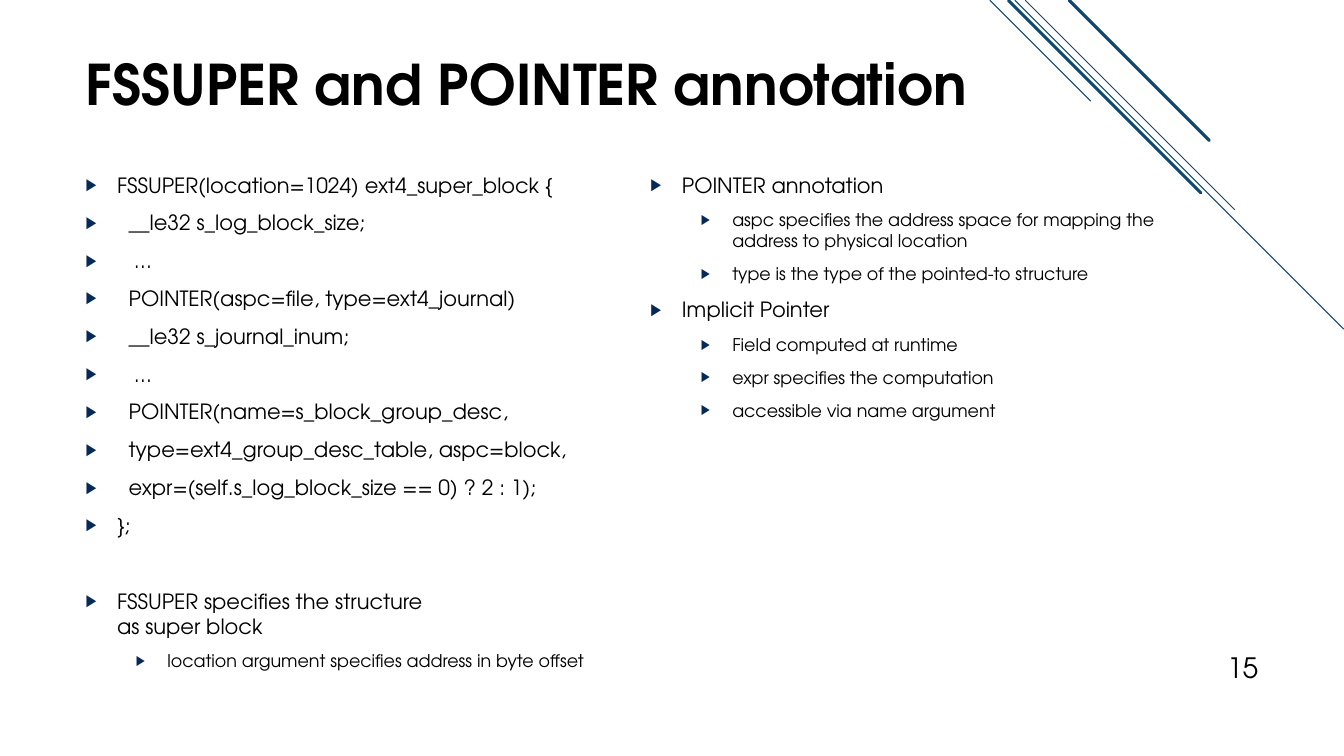
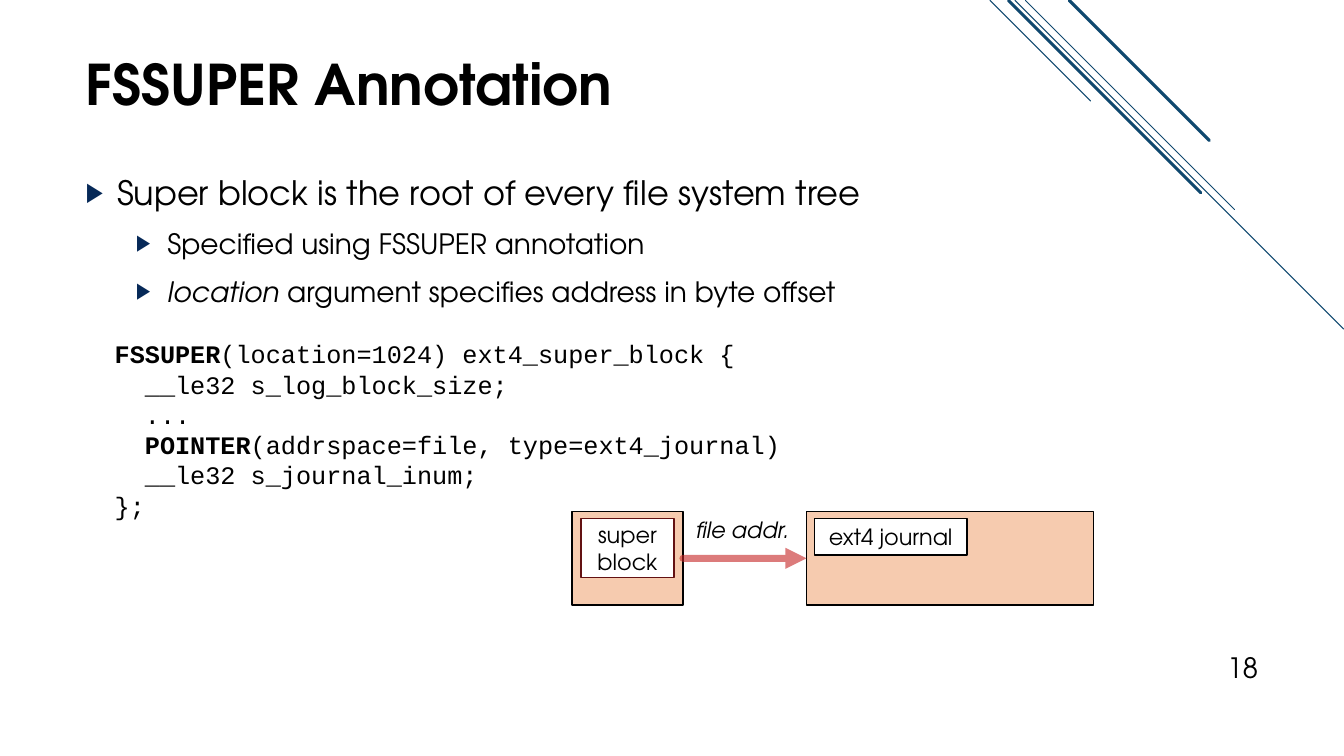
Before and after one commit to jacksun007/spiffy-paper, a slide deck: slide 18 of talk/spiffy_talk.pptx (slide 15 before the commit). Drawn at 1344x756 pixels with LibreOffice and Linux fonts; fonts in the diff are those of the drawing. Boxes give left, top, right and bottom in pixels: in the first picture for what was removed or moved away, otherwise in the second. Text is boxed around its words. In the diff, an @@ line names an element or a change of style, - is before the commit and + after.

Commit message:
completed revision to annotation slides. TODO application slide revamp

```diff
--- a/talk/spiffy_talk.pptx
+++ b/talk/spiffy_talk.pptx
@@ title at (x1=86, y1=62, x2=612, y2=106): text changed @@
-FSSUPER and POINTER annotation
+FSSUPER Annotation
@@ text removed at (x1=117, y1=177, x2=584, y2=671) @@
-▶ FSSUPER(location=1024) ext4_super_block {
-▶ __le32 s_log_block_size;
-▶ …
-▶ POINTER(aspc=file, type=ext4_journal)
-▶ __le32 s_journal_inum;
-▶ …
-▶ POINTER(name=s_block_group_desc,
-▶ type=ext4_group_desc_table, aspc=block,
-▶ expr=(self.s_log_block_size == 0) ? 2 : 1);
-▶ };
-▶ FSSUPER specifies the structure
-  as super block
-  ▶ location argument specifies address in byte offset
@@ text added at (x1=117, y1=179, x2=860, y2=308), 20 pt, text #000000 @@
+▶ Super block is the root of every file system tree
+  ▶ Specified using FSSUPER annotation
+  ▶ location argument specifies address in byte offset
@@ text removed at (x1=682, y1=177, x2=1154, y2=421) @@
-▶ POINTER annotation
-  ▶ aspc specifies the address space for mapping the address to physical location
-  ▶ type is the type of the pointed-to structure
-▶ Implicit Pointer
-  ▶ Field computed at runtime
-  ▶ expr specifies the computation
-  ▶ accessible via name argument
@@ text added at (x1=115, y1=345, x2=780, y2=490), 18 pt, text #000000 @@
+FSSUPER(location=1024) ext4_super_block {
+__le32 s_log_block_size;
+...
+POINTER(addrspace=file, type=ext4_journal)
+__le32 s_journal_inum;
+};
@@ rectangle added at (x1=572, y1=512, x2=683, y2=606), fill #F6CBAF, outline #000000 1 pt @@
@@ rectangle added at (x1=581, y1=519, x2=674, y2=578), fill #FFFFFF, outline #631212 1 pt, 16 pt, text #000000 @@
+super block
@@ text added at (x1=696, y1=521, x2=789, y2=549), 16 pt, text #000000, italic @@
+file addr.
@@ rectangle added at (x1=807, y1=512, x2=1094, y2=606), fill #F6CBAF, outline #000000 1 pt @@
@@ rectangle added at (x1=815, y1=519, x2=968, y2=556), fill #FFFFFF, outline #000000 1 pt, 16 pt, text #000000 @@
+ext4 journal
@@ arrow added from (683, 559) to (807, 559), #C62324 5 pt @@
@@ page number at (x1=1227, y1=657, x2=1258, y2=679): text changed @@
-15
+18
```
Also in this commit, not shown: 16 other slides changed, 7 slides added, 3 slides removed.
